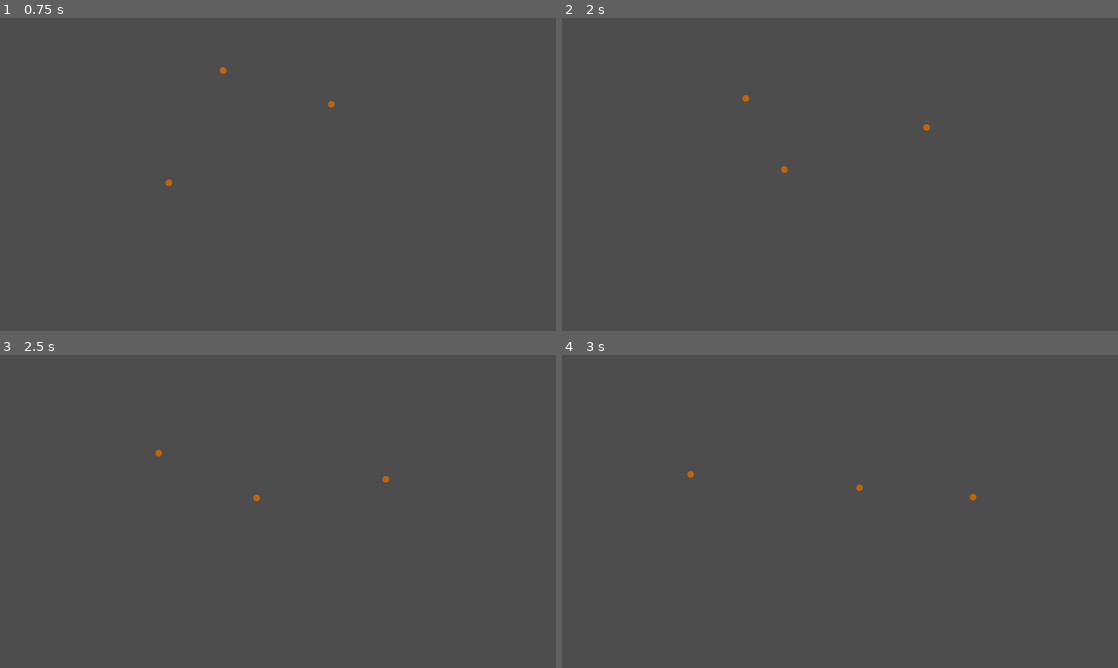
Above: before the commit, frames 1-4 (two rows, left to right).
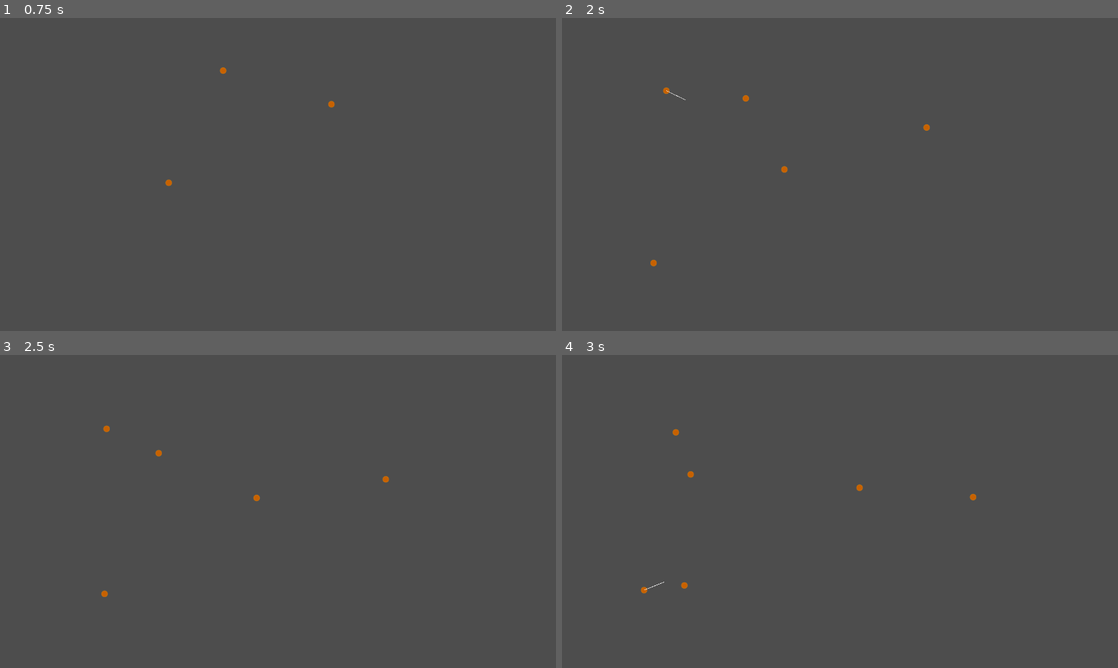
Above: after the commit, the same moments.

Repository: ArjanBroos/GMTK-2025
Game: Godot game, scene res://levels/kazu_test.tscn
Same seed, same stepped clock (60 frames per second), same inputs: the game is played once before the commit and once after it. This scene is started directly instead of the project's main scene.
Inputs (mouse positions are in pixels of both pictures, inside the frame that each line leads up to):
- Up to frame 1 (0.75 s): move the mouse to (400, 158) at 0.52 s
- Up to frame 2 (2 s): tap Space at 0.77, 1.52 s; tap Enter at 1.25 s; move the mouse to (728, 190) at 1.27 s
- Up to frame 3 (2.5 s): move the mouse to (333, 442) at 2.02 s
- Up to frame 4 (3 s): move the mouse to (812, 574) at 2.77 s

Frame 1 is identical in both runs. In frame 2, less than 0.1% of the frame differs, in the area x 15-23%, y 22-80%; in frame 3, less than 0.1%; in frame 4, less than 0.1%, in the area x 14-23%, y 23-77%.

Commit message:
Add asteroid spawner
Each spawner has a target area to spawn asteroids in, with differentiating intervals

Diff:
--- a/asteroids/asteroid.gd
+++ b/asteroids/asteroid.gd
@@ -47,4 +47,4 @@
 	return new_pos
 
 func _on_visible_on_screen_screen_exited() -> void:
-	position = _determine_mirror_position(global_position)
+	global_position = _determine_mirror_position(global_position)
--- /dev/null
+++ b/asteroids/spawner.gd
@@ -0,0 +1,43 @@
+extends Node2D
+class_name Spawner
+
+var spawn_timer: Timer
+var asteroid_scene = preload("res://asteroids/asteroid.tscn")
+
+@export
+var spawn_area: CollisionShape2D
+@export
+var interval: float = 1.0
+@export
+var min_speed: float = 50.0
+@export
+var max_speed: float = 120.0
+
+func _ready() -> void:
+	# set up the timer for spawning the asteroids
+	spawn_timer = Timer.new()
+	add_child(spawn_timer)
+
+	spawn_timer.wait_time = interval
+	spawn_timer.timeout.connect(_on_spawn_timer_timeout)
+
+	spawn_timer.start()
+
+func _on_spawn_timer_timeout() -> void:
+	# spawn an asteroid randomly in the spawn area
+	var spawnSize = spawn_area.shape.get_rect().size
+	var origin = spawn_area.global_position - (spawnSize / 2)
+	var randX = origin.x + (randf() * spawnSize.x)
+	var randY = origin.y + (randf() * spawnSize.y)
+
+	var asteroidInstance: Asteroid = asteroid_scene.instantiate()
+	add_child(asteroidInstance)
+
+	asteroidInstance.global_position = Vector2(randX, randY)
+	asteroidInstance.speed = min_speed + (randf() * (max_speed - min_speed))
+
+	# set the direction of the spawner compared to the center of the window
+	# used for the initial direction of spawned asteroids
+	var window_size = DisplayServer.window_get_size()
+	var center = Vector2(window_size.x / 2, window_size.y / 2)
+	asteroidInstance.direction_degrees = rad_to_deg(asteroidInstance.global_position.angle_to_point(center))
--- a/asteroids/spawner.tscn
+++ b/asteroids/spawner.tscn
@@ -1,3 +1,6 @@
-[gd_scene format=3 uid="uid://cdewgi8ppc6qi"]
+[gd_scene load_steps=2 format=3 uid="uid://cdewgi8ppc6qi"]
+
+[ext_resource type="Script" uid="uid://bltu1batryq4k" path="res://asteroids/spawner.gd" id="1_fbqmg"]
 
 [node name="Spawner" type="Node2D"]
+script = ExtResource("1_fbqmg")
--- a/levels/kazu_test.tscn
+++ b/levels/kazu_test.tscn
@@ -1,6 +1,10 @@
-[gd_scene load_steps=2 format=3 uid="uid://cegnxgxnnp0s2"]
+[gd_scene load_steps=4 format=3 uid="uid://cegnxgxnnp0s2"]
 
 [ext_resource type="PackedScene" uid="uid://d3t20axtyp2bg" path="res://asteroids/asteroid.tscn" id="1_ecdi2"]
+[ext_resource type="PackedScene" uid="uid://cdewgi8ppc6qi" path="res://asteroids/spawner.tscn" id="2_82evp"]
+
+[sub_resource type="RectangleShape2D" id="RectangleShape2D_82evp"]
+size = Vector2(105, 567.25)
 
 [node name="KazuTest" type="Node2D"]
 
@@ -18,3 +22,13 @@
 position = Vector2(369, 384)
 speed = 81.9
 direction_degrees = -13.965
+
+[node name="Spawner" parent="." node_paths=PackedStringArray("spawn_area") instance=ExtResource("2_82evp")]
+position = Vector2(208, 228)
+spawn_area = NodePath("../SpawnArea1/CollisionShape2D")
+
+[node name="SpawnArea1" type="Area2D" parent="."]
+
+[node name="CollisionShape2D" type="CollisionShape2D" parent="SpawnArea1"]
+position = Vector2(230.5, 380.625)
+shape = SubResource("RectangleShape2D_82evp")
Not shown, added: asteroids/spawner.gd.uid
